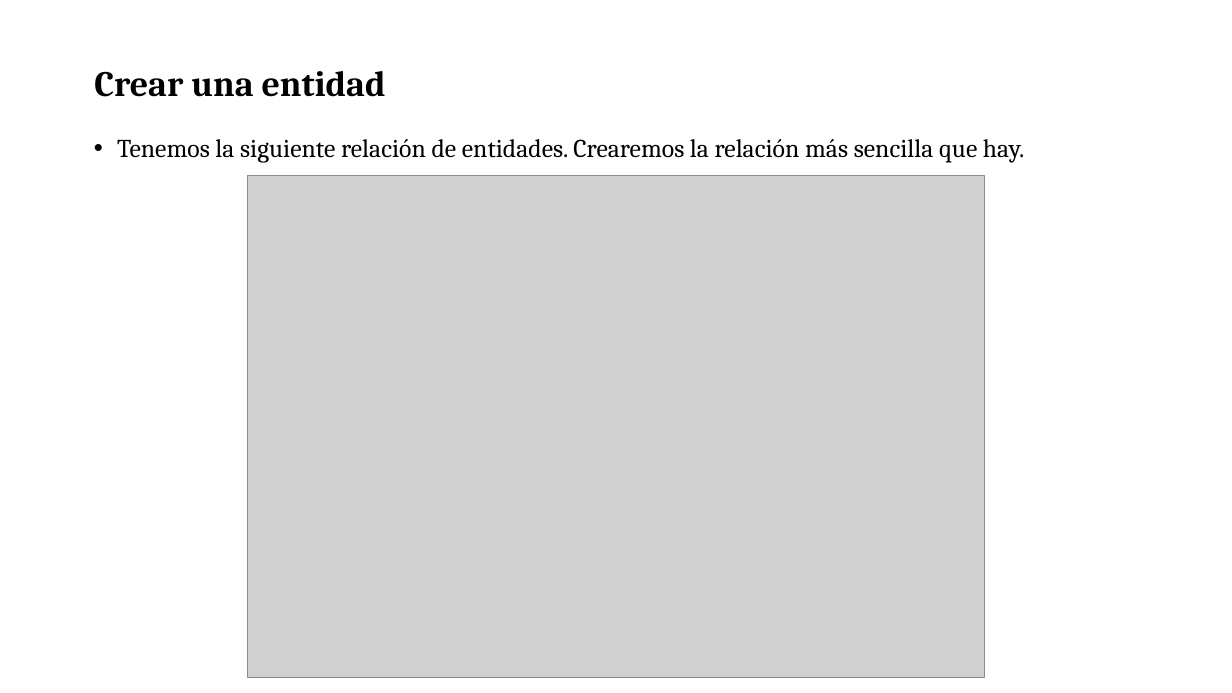
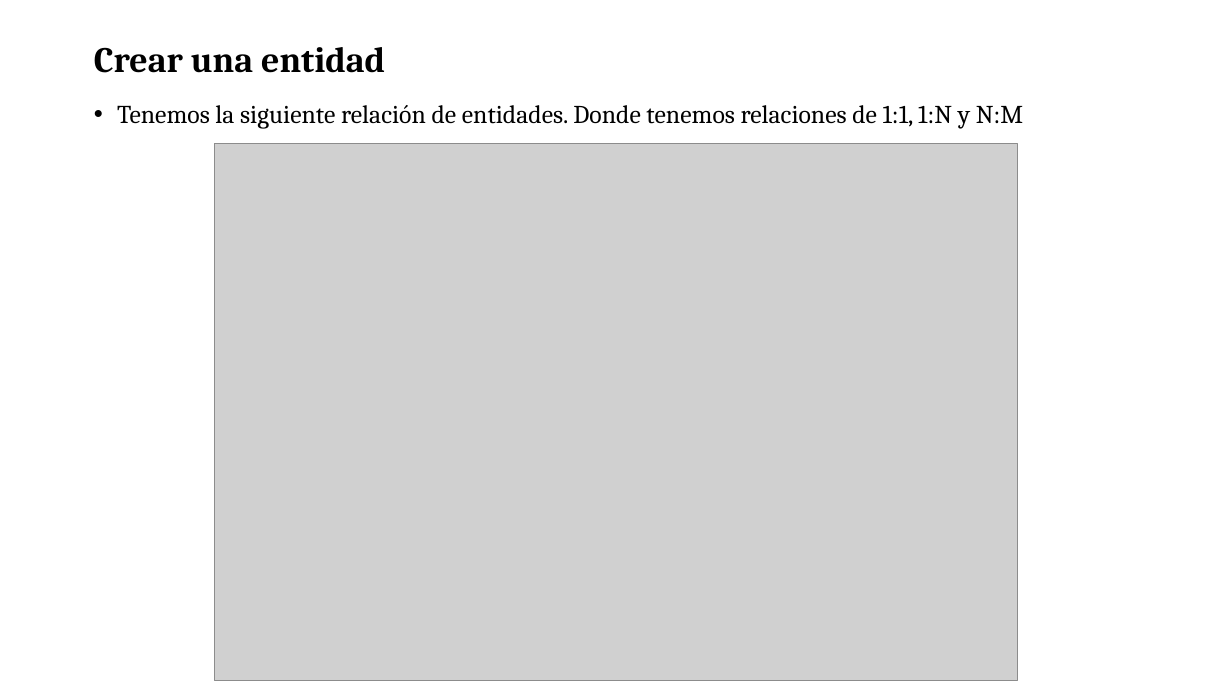
Before and after one commit to soycperez/jpa-concepts, a slide deck: slide 11 of JPA.pptx. Drawn at 1232x693 pixels with LibreOffice and Linux fonts; fonts in the diff are those of the drawing; grey boxes stand for pictures; background and template pictures are left out. Boxes give left, top, right and bottom in pixels: in the first picture for what was removed or moved away, otherwise in the second. Text is boxed around its words. In the diff, an @@ line names an element or a change of style, - is before the commit and + after.

```diff
--- a/JPA.pptx
+++ b/JPA.pptx
@@ title "Crear una entidad" moved from (x1=94, y1=71, x2=386, y2=97) to (x1=94, y1=47, x2=385, y2=73) @@
@@ text at (x1=117, y1=105, x2=1023, y2=128): text changed @@
-• Tenemos la siguiente relación de entidades. Crearemos la relación más sencilla que hay.
+• Tenemos la siguiente relación de entidades. Donde tenemos relaciones de 1:1, 1:N y N:M
@@ picture resized from (x1=248, y1=176, x2=985, y2=677) to (x1=214, y1=144, x2=1017, y2=681) @@
```
Also in this commit, not shown: 1 slide added, 1 slide removed.
